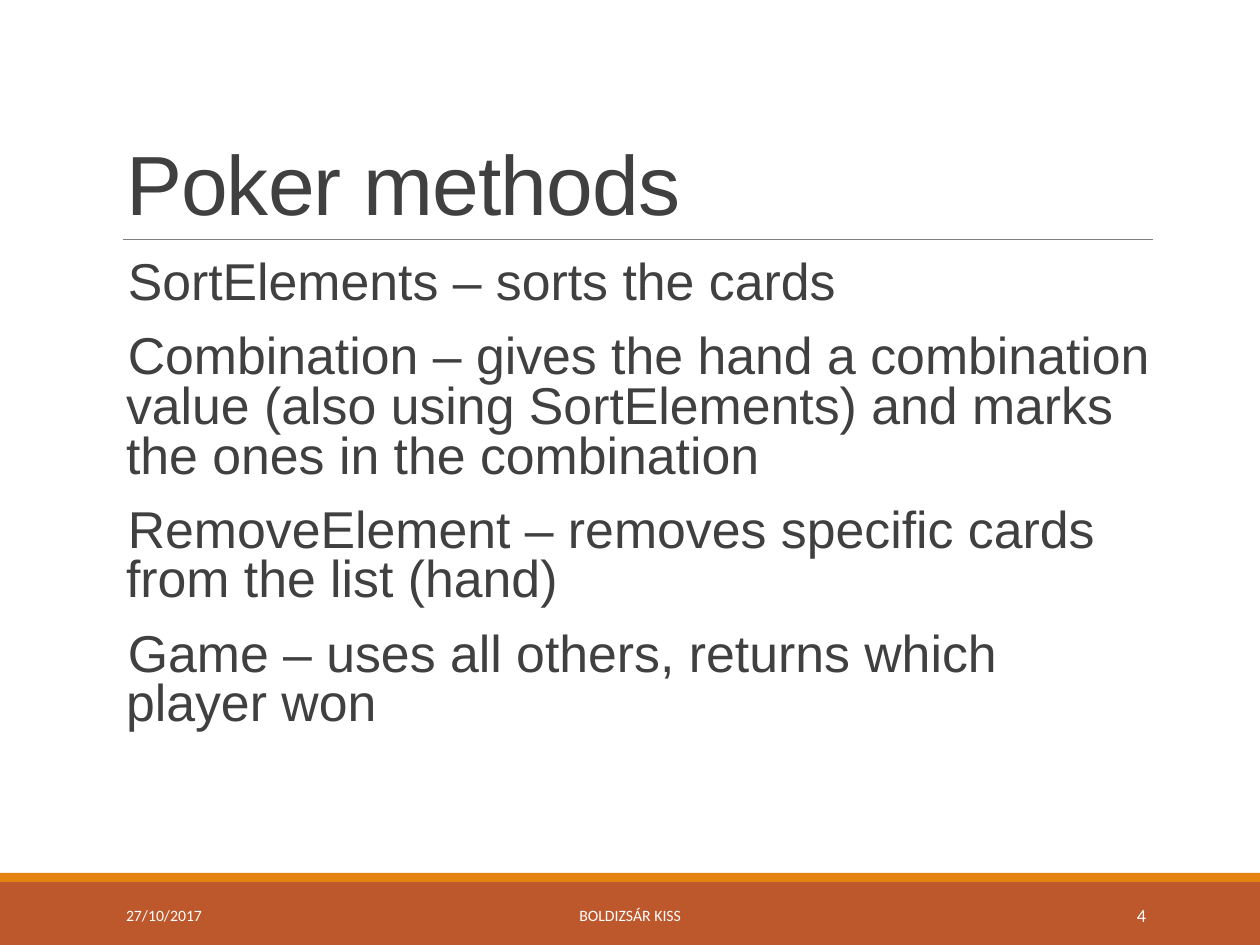
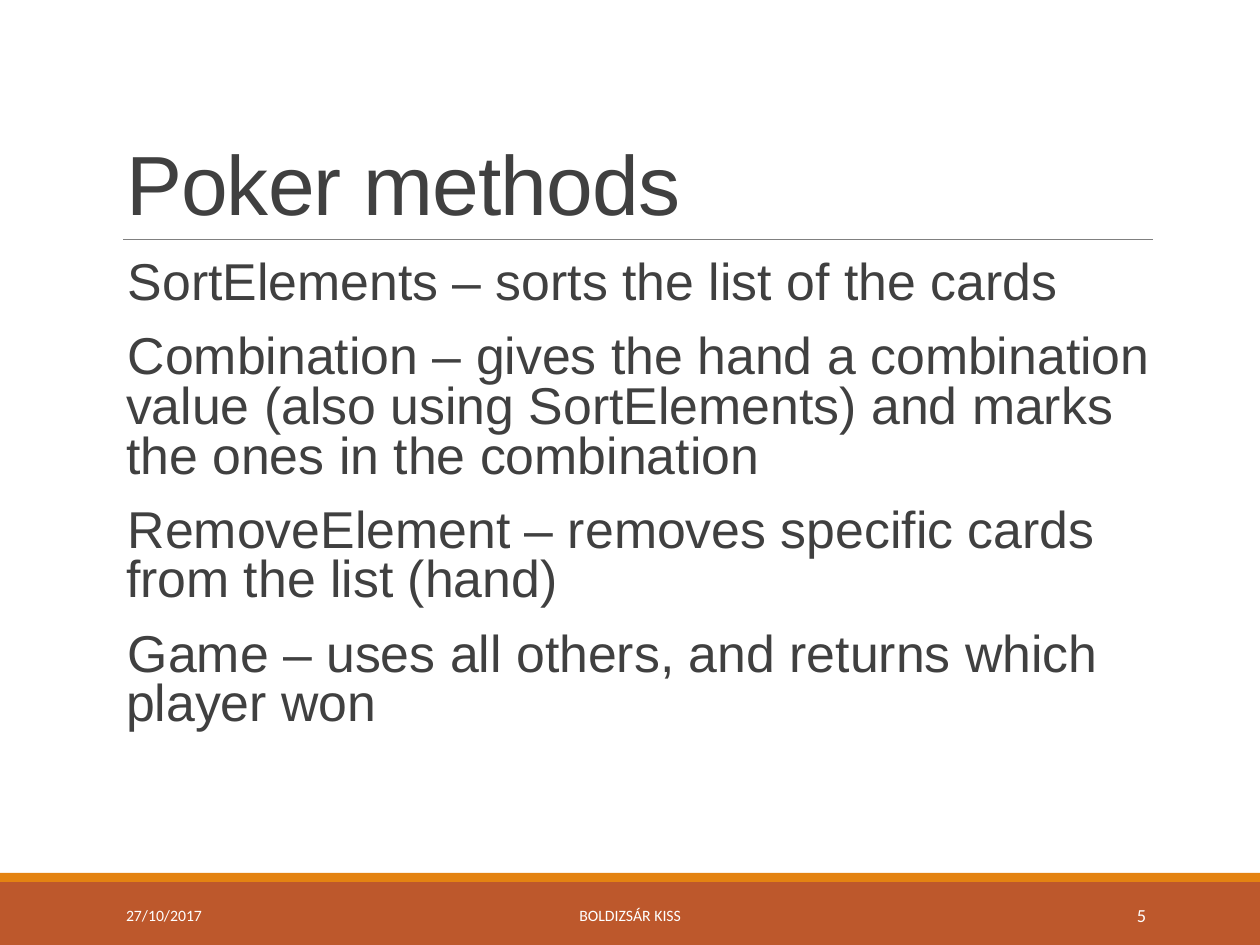
Before and after one commit to green-fox-academy/bpo106, a slide deck: slide 5 of week07/day04/demo/ppt-w07.pptx (slide 4 before the commit). Drawn at 1260x945 pixels with LibreOffice and Linux fonts; fonts in the diff are those of the drawing. Boxes give left, top, right and bottom in pixels: in the first picture for what was removed or moved away, otherwise in the second. Text is boxed around its words. In the diff, an @@ line names an element or a change of style, - is before the commit and + after.

```diff
--- a/week07/day04/demo/ppt-w07.pptx
+++ b/week07/day04/demo/ppt-w07.pptx
@@ text at box(128, 262, 1057, 301): text changed @@
-  SortElements – sorts the cards
+  SortElements – sorts the list of the cards
@@ text at box(126, 634, 1097, 732): text changed @@
-  Game – uses all others, returns which player won
+  Game – uses all others, and returns which player won
@@ page number at box(1137, 910, 1146, 922): text changed @@
-4
+5
```
